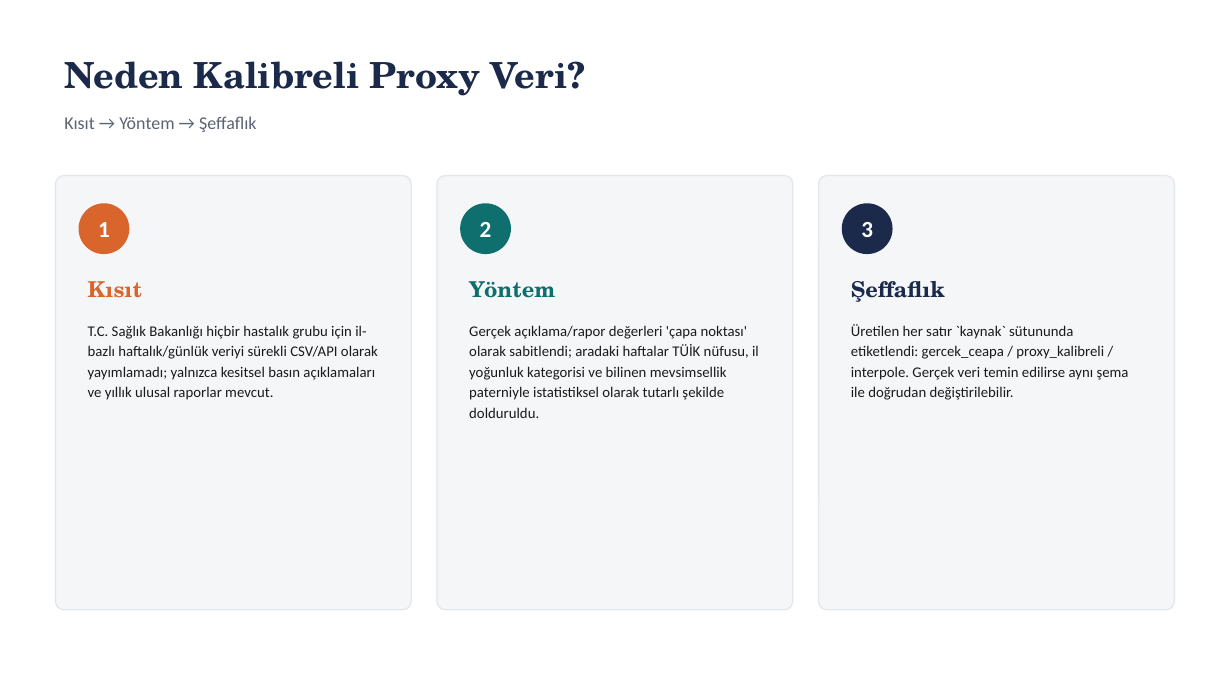
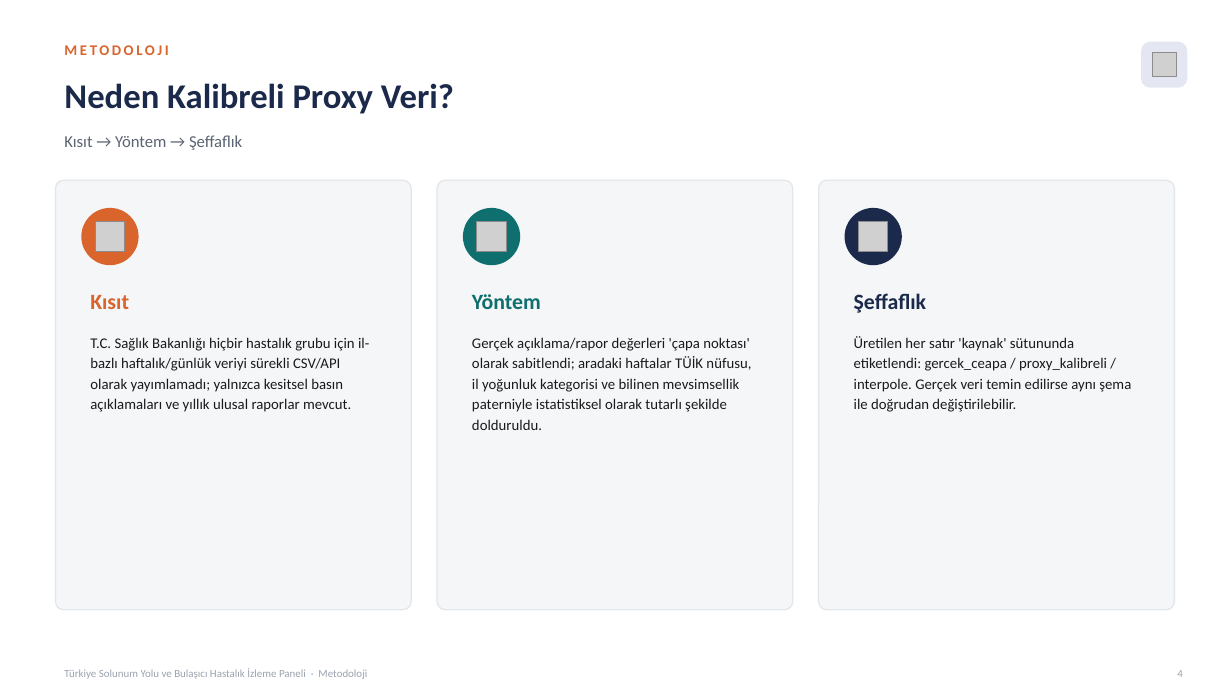
Before and after one commit to ozansarisoy/BreathCast-Turkiye, a slide deck: slide 4 of reports/turkiye_solunum_metodoloji.pptx (slide 3 before the commit). Drawn at 1232x693 pixels with LibreOffice and Linux fonts; fonts in the diff are those of the drawing; grey boxes stand for pictures. Boxes give left, top, right and bottom in pixels: in the first picture for what was removed or moved away, otherwise in the second. Text is boxed around its words. In the diff, an @@ line names an element or a change of style, - is before the commit and + after.

```diff
--- a/reports/turkiye_solunum_metodoloji.pptx
+++ b/reports/turkiye_solunum_metodoloji.pptx
@@ text added at [64,45,168,55], 11.5 pt, text #D9642C, bold @@
+METODOLOJI
@@ rounded rectangle added at [1141,42,1188,88], fill #E4E7F1 @@
@@ picture added at [1153,53,1177,77] @@
@@ text "Neden Kalibreli Proxy Veri?": place and size @@
-text "Neden Kalibreli Proxy Veri?" at [64,61,586,96]
+text "Neden Kalibreli Proxy Veri?" at [64,83,454,114]
@@ text "Neden Kalibreli Proxy Veri?" at [64,83,454,114]: size 28 to 27 pt, font TeX Gyre Schola to Calibri @@
@@ text "Kısıt → Yöntem → Şeffaflık": place and size @@
-text "Kısıt → Yöntem → Şeffaflık" at [64,116,257,132]
+text "Kısıt → Yöntem → Şeffaflık" at [64,135,242,150]
@@ text "Kısıt → Yöntem → Şeffaflık" at [64,135,242,150]: size 14 to 13 pt @@
@@ rounded rectangle: place and size @@
-rounded rectangle at [55,176,411,610]
+rounded rectangle at [55,180,411,610]
@@ ellipse: place and size @@
-ellipse at [79,203,129,254]
+ellipse at [81,208,139,265]
@@ rounded rectangle: place and size @@
-rounded rectangle at [437,176,793,610]
+rounded rectangle at [437,180,793,610]
@@ rounded rectangle to ellipse in 3 elements at [845,208,902,265], [81,208,139,265], [463,208,520,265] @@
@@ ellipse: place and size @@
-ellipse at [460,203,511,254]
+ellipse at [463,208,520,265]
@@ rounded rectangle: place and size @@
-rounded rectangle at [819,176,1175,610]
+rounded rectangle at [819,180,1175,610]
@@ ellipse: place and size @@
-ellipse at [842,203,893,254]
+ellipse at [845,208,902,265]
@@ picture added at [95,222,125,251] @@
@@ text removed at [98,222,110,237] @@
-1
@@ picture added at [477,222,506,251] @@
@@ text removed at [480,222,492,237] @@
-2
@@ picture added at [859,222,888,251] @@
@@ text removed at [861,222,873,237] @@
-3
@@ text "Kısıt": place and size @@
-text "Kısıt" at [88,281,142,298]
+text "Kısıt" at [90,295,129,309]
@@ text "Yöntem": place and size @@
-text "Yöntem" at [469,281,555,298]
+text "Yöntem" at [472,294,541,309]
@@ font TeX Gyre Schola to Calibri in 3 elements at [90,295,129,309], [472,294,541,309], [854,293,927,313] @@
@@ text "Şeffaflık": place and size @@
-text "Şeffaflık" at [851,281,945,302]
+text "Şeffaflık" at [854,293,927,313]
@@ text "T.C. Sağlık Bakanlığı hiçbir hastalık ..." rewrapped from [88,325,378,400] to [90,337,369,412] @@
@@ text "Gerçek açıklama/rapor değerleri 'çapa noktası' ..." rewrapped from [469,325,759,418] to [472,337,751,430] @@
@@ text at [854,336,1131,412]: text changed @@
-Üretilen her satır `kaynak` sütununda etiketlendi: gercek_ceapa / proxy_kalibreli / interpole. Gerçek veri temin edilirse aynı şema ile doğrudan değiştirilebilir.
+Üretilen her satır 'kaynak' sütununda etiketlendi: gercek_ceapa / proxy_kalibreli / interpole. Gerçek veri temin edilirse aynı şema ile doğrudan değiştirilebilir.
@@ text added at [64,669,367,679], 8.5 pt, text #9AA3AF @@
+Türkiye Solunum Yolu ve Bulaşıcı Hastalık İzleme Paneli · Metodoloji
@@ text added at [1177,670,1183,677], 8.5 pt, text #9AA3AF @@
+4
```
Also in this commit, not shown: 7 other slides changed, 2 slides added, 9 other files.
